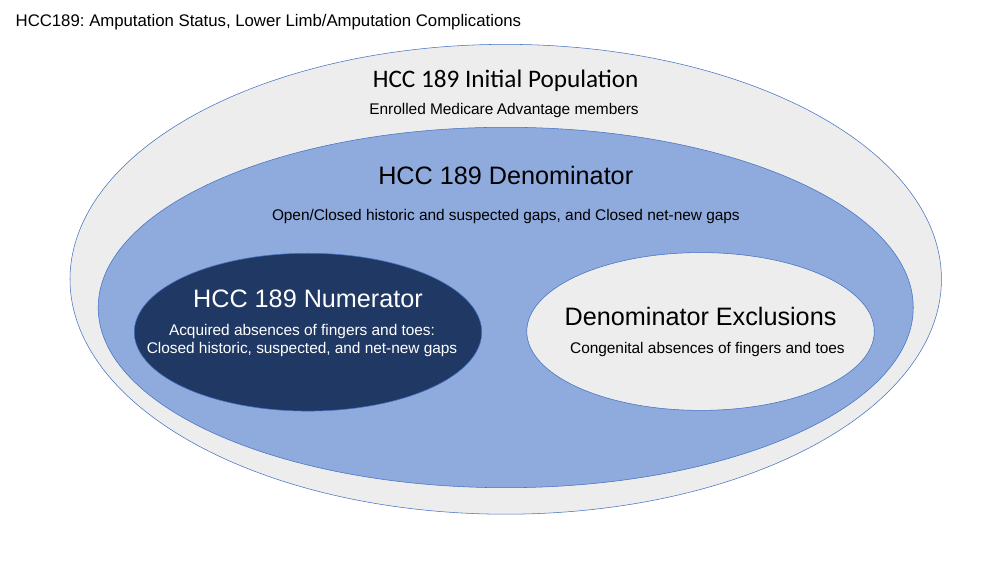
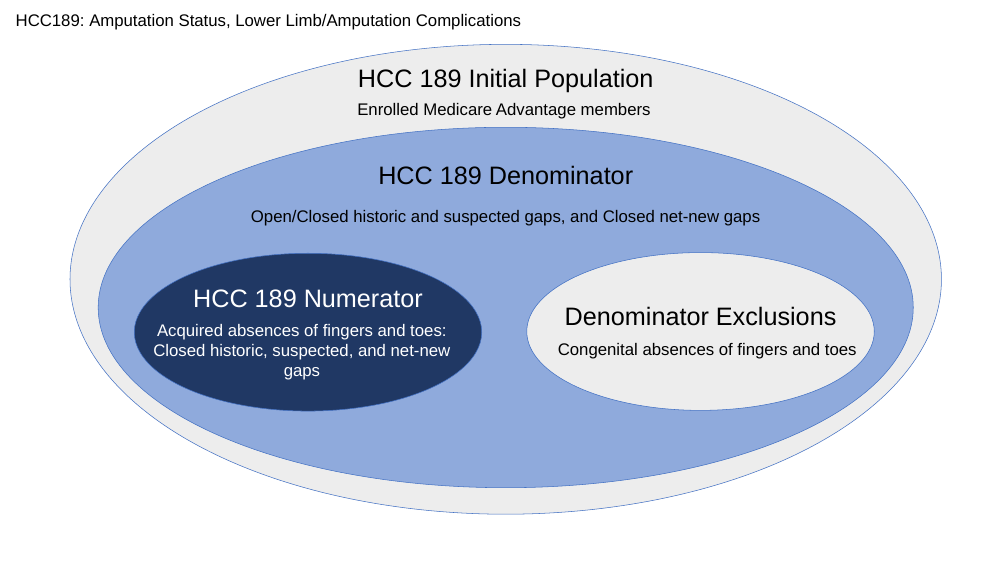
Before and after one commit to HL7/davinci-ra, a slide deck: slide 32 of input/images/Source/Risk Adjustment Images.pptx. Drawn at 1008x567 pixels with LibreOffice and Linux fonts; fonts in the diff are those of the drawing. Boxes give left, top, right and bottom in pixels: in the first picture for what was removed or moved away, otherwise in the second. Text is boxed around its words. In the diff, an @@ line names an element or a change of style, - is before the commit and + after.

```diff
--- a/input/images/Source/Risk Adjustment Images.pptx
+++ b/input/images/Source/Risk Adjustment Images.pptx
@@ text "HCC 189 Initial Population" at [358, 68, 653, 93]: font Calibri to Arial @@
@@ size 14.7 to 16 pt in 4 elements at [251, 210, 760, 226], [357, 103, 651, 119], [558, 343, 857, 359], [153, 324, 451, 380] @@
```
Also in this commit, not shown: 5 other files.
